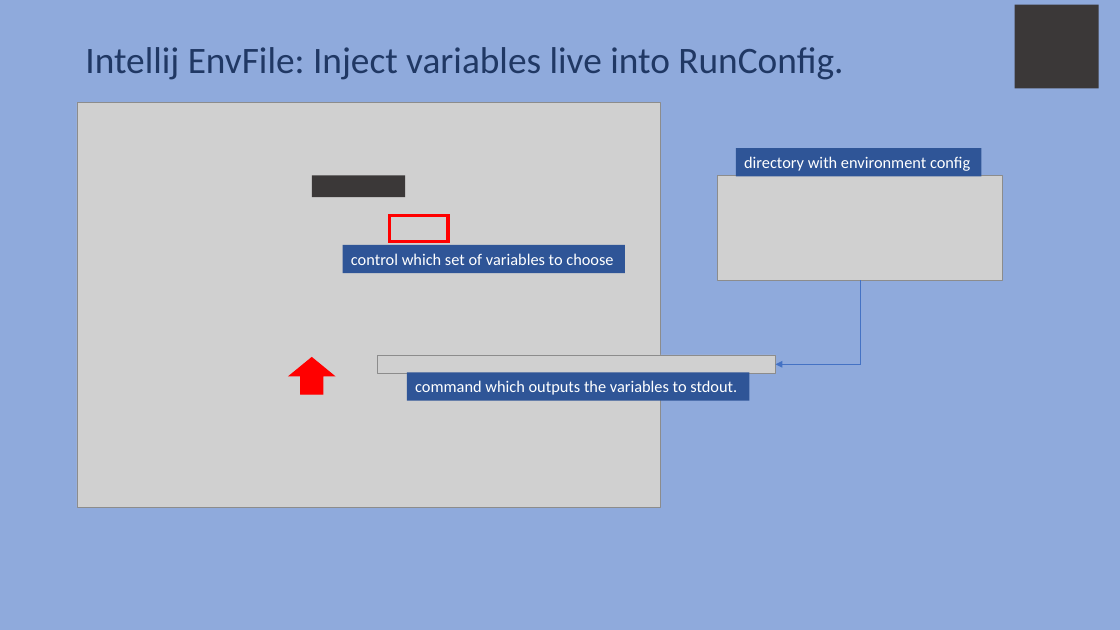
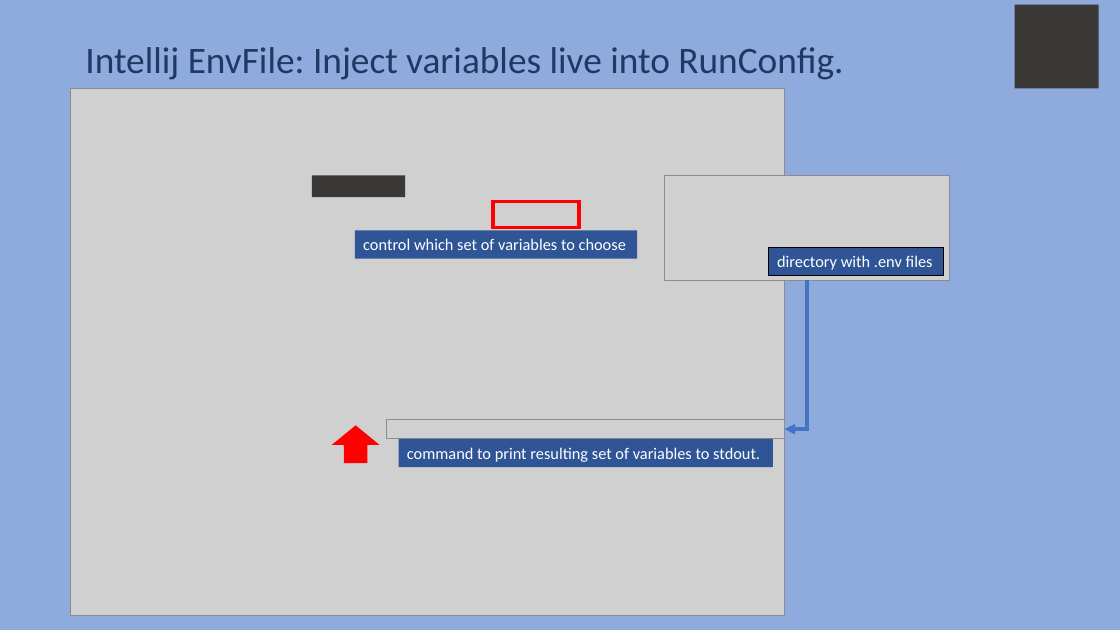
Before and after one commit to sysid/rs-env, a slide deck: slide 5 of doc/rsenv.pptx. Drawn at 1120x630 pixels with LibreOffice and Linux fonts; fonts in the diff are those of the drawing; grey boxes stand for pictures. Boxes give left, top, right and bottom in pixels: in the first picture for what was removed or moved away, otherwise in the second. Text is boxed around its words. In the diff, an @@ line names an element or a change of style, - is before the commit and + after.

```diff
--- a/doc/rsenv.pptx
+++ b/doc/rsenv.pptx
@@ picture: place and size @@
-picture at (77,103,660,507)
+picture at (71,88,785,615)
@@ picture: place and size @@
-picture at (718,176,1002,281)
+picture at (665,176,949,281)
@@ rectangle: place and size @@
-rectangle at (390,216,449,242)
+rectangle at (493,202,580,228)
@@ rectangle "control which set of variables ...": place and size @@
-rectangle "control which set of variables ..." at (343,245,625,274)
+rectangle "control which set of variables ..." at (355,230,638,259)
@@ rectangle "directory with .env files": place and size @@
-rectangle "directory with .env files" at (736,148,981,176)
+rectangle "directory with .env files" at (769,247,943,276)
@@ rectangle "directory with .env files" at (769,247,943,276): outline none to #000000 0.75 pt @@
@@ text in rectangle at (777,255,933,270): text changed @@
-directory with environment config
+directory with .env files
@@ elbow arrow moved from (860, 281) - (776, 365) to (807, 281) - (785, 429) @@
@@ elbow arrow (807, 281) - (785, 429): stroke #4472C4 0.5 pt to #4472C4 3 pt @@
@@ down arrow: place and size @@
-down arrow at (290,358,334,394)
+down arrow at (334,426,378,462)
@@ picture: place and size @@
-picture at (378,355,776,374)
+picture at (387,420,785,439)
@@ rectangle "command to print resulting set ...": place and size @@
-rectangle "command to print resulting set ..." at (407,372,749,401)
+rectangle "command to print resulting set ..." at (399,439,773,467)
@@ text in rectangle at (407,447,760,462): text changed @@
-command which outputs the variables to stdout.
+command to print resulting set of variables to stdout.
```
Also in this commit, not shown: 1 slide added, 3 other files.
